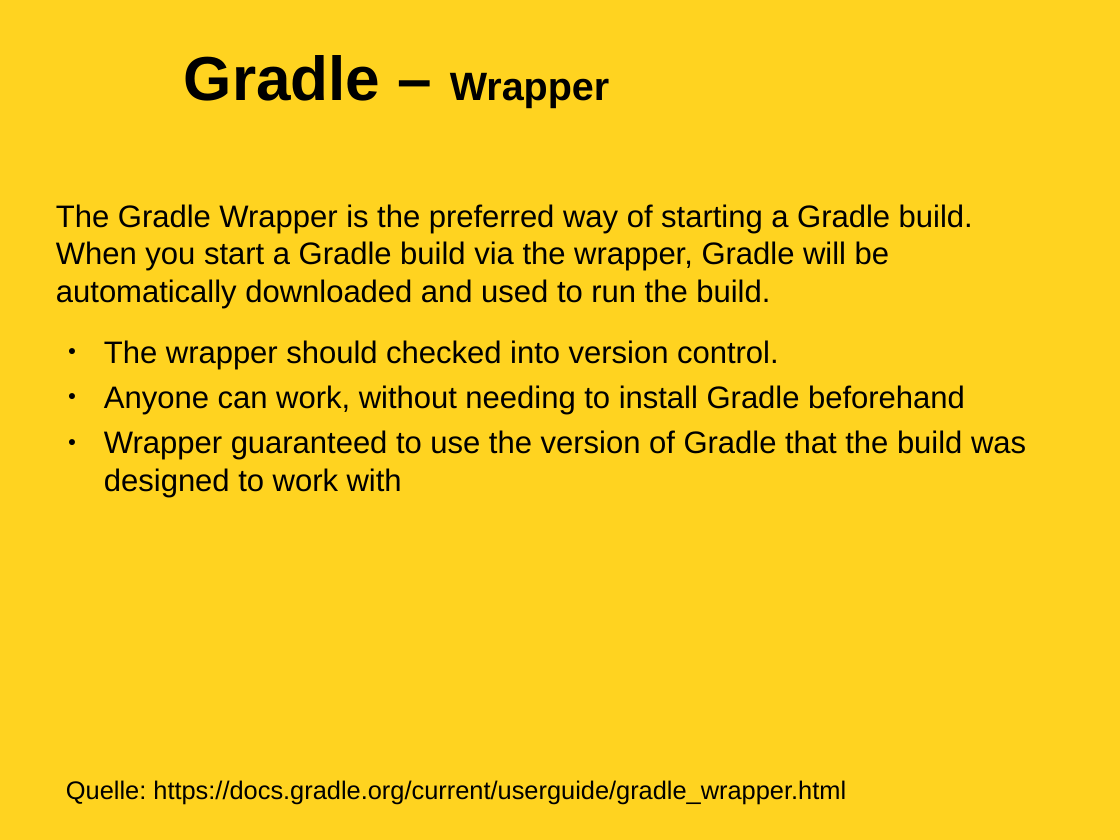
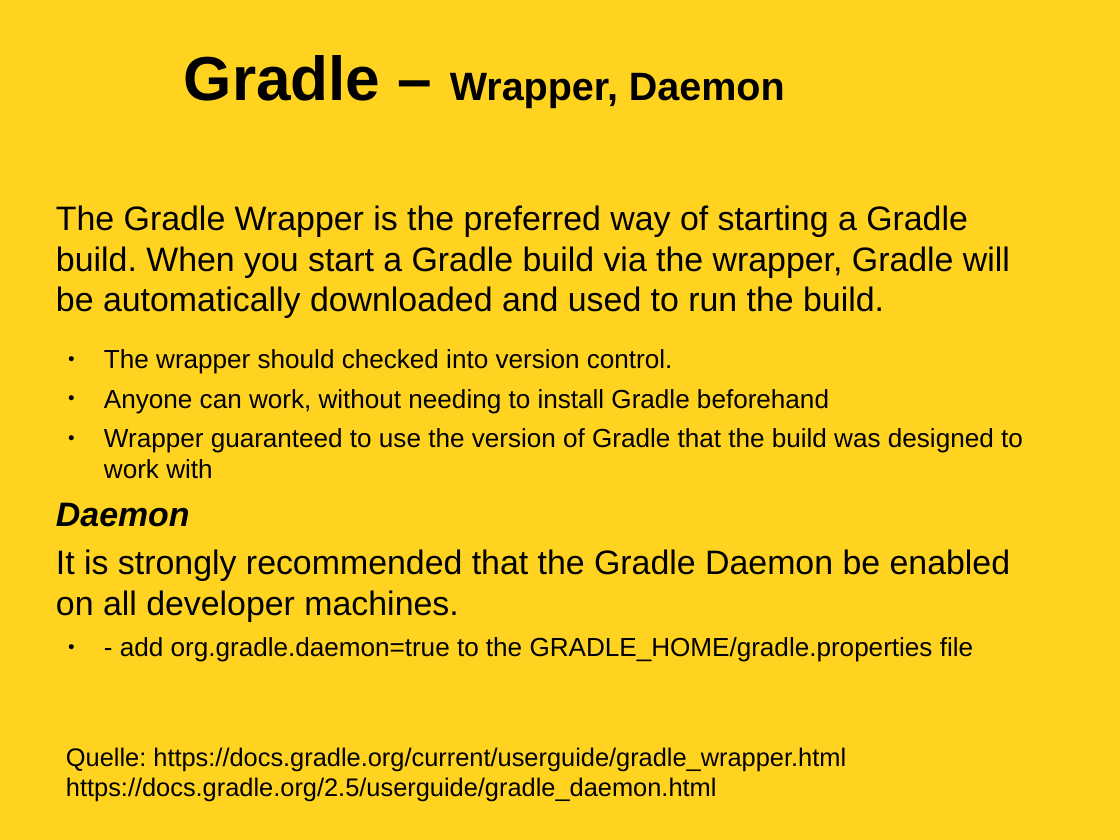
Before and after one commit to soehmann/academy, a slide deck: slide 12 of groovy-academy.odp. Drawn at 1120x840 pixels with LibreOffice and Linux fonts; fonts in the diff are those of the drawing; background and template pictures are left out. Boxes give left, top, right and bottom in pixels: in the first picture for what was removed or moved away, otherwise in the second. Text is boxed around its words. In the diff, an @@ line names an element or a change of style, - is before the commit and + after.

Commit message:
Add gradle daemon to presentation

```diff
--- a/groovy-academy.odp
+++ b/groovy-academy.odp
@@ title at box(184, 55, 785, 107): text changed; size 44 to 28 pt @@
-Gradle – Wrapper
+Gradle – Wrapper, Daemon
@@ text at box(56, 205, 1023, 479): size 22 to 24.1 pt in "The Gradle Wrapper is the preferred way ..."; size 22 to 18.5 pt in "The wrapper should checked into version control.", "Anyone can work, without needing to install ...", "Wrapper guaranteed to use the version of ..." @@
@@ text at box(56, 502, 1011, 662): paragraphs added @@
+Daemon
+It is strongly recommended that the Gradle Daemon be enabled on all developer machines.
+● - add org.gradle.daemon=true to the GRADLE_HOME/gradle.properties file
@@ text "Quelle: https://docs.gradle.org/current/userguide/gradle_wra ...": place and size @@
-text "Quelle: https://docs.gradle.org/current/userguide/gradle_wra ..." at box(66, 780, 846, 805)
+text "Quelle: https://docs.gradle.org/current/userguide/gradle_wra ..." at box(66, 747, 846, 802)
@@ text at box(66, 777, 717, 802): paragraph added @@
+https://docs.gradle.org/2.5/userguide/gradle_daemon.html
```
Also in this commit, not shown: 1 slide added, 1 other file.
